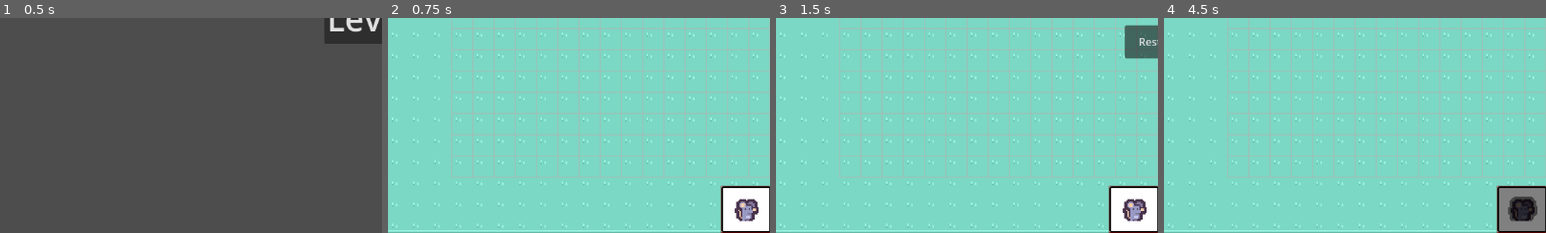
Above: before the commit, frames 1-4 (left to right).
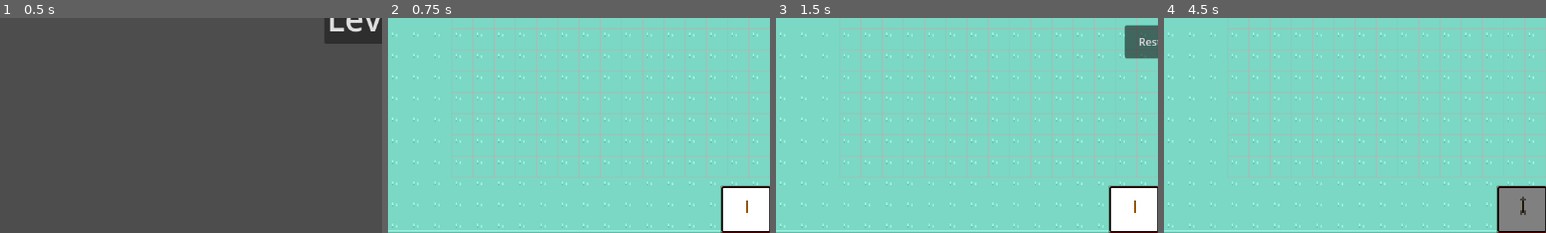
Above: after the commit, the same moments.

Repository: MinIcecream/PixelClash
Game: Godot game, scene res://scenes/battle_select.tscn
Same seed, same stepped clock (60 frames per second), same inputs: the game is played once before the commit and once after it.
Inputs (mouse positions are % of the whole screen's width and height, from its top left):
- Up to frame 1 (0.5 s): no input
- Up to frame 2 (0.75 s): click "Level 1" at 0.5 s
- Up to frame 3 (1.5 s): click "Play" at 1.25 s
- Up to frame 4 (4.5 s): click "Restart" at 2 s; click "Play" at 2.75 s; click "Restart" at 3.5 s; click (47, 93) at 4.27 s
The pictures show only the part of the screen within x 0-50%, y 50-100%; the shares and areas given below are measured in that part.

Frame 1 is identical in both runs. In frame 2, 0.6% of the frame differs, in the area x 90-97%, y 84-95%; in frame 3, 0.6%; in frame 4, 0.8%, in the area x 90-98%, y 83-95%.

Commit message:
Adds archer

Diff:
--- /dev/null
+++ b/data/archer.tres
@@ -0,0 +1,19 @@
+[gd_resource type="Resource" script_class="UnitData" load_steps=3 format=3 uid="uid://c33u2vildylcy"]
+
+[ext_resource type="PackedScene" uid="uid://prykkcv3osf7" path="res://scenes/death.tscn" id="1_6l0p1"]
+[ext_resource type="Script" uid="uid://bohci6skr4x5g" path="res://scripts/unit_data.gd" id="1_yxq25"]
+
+[resource]
+script = ExtResource("1_yxq25")
+faction = 0
+name = "archer"
+speed = 100.0
+attack_range = 150.0
+attack_cooldown = 1.2
+damage = 6
+health = 18
+price = 3
+death_particles = ExtResource("1_6l0p1")
+size = Vector2(1, 1)
+target_groups = Array[String](["enemy"])
+metadata/_custom_type_script = "uid://bohci6skr4x5g"
--- a/data/enemy_test.tres
+++ b/data/enemy_test.tres
@@ -9,9 +9,9 @@
 name = "enemy"
 speed = 100.0
 attack_range = 10.0
-attack_cooldown = 1.0
-damage = 10
-health = 25
+attack_cooldown = 0.8
+damage = 8
+health = 30
 price = 2
 death_particles = ExtResource("1_urf65")
 size = Vector2(1, 1)
--- a/data/swordsman.tres
+++ b/data/swordsman.tres
@@ -10,8 +10,8 @@
 speed = 50.0
 attack_range = 10.0
 attack_cooldown = 0.8
-damage = 10
-health = 25
+damage = 8
+health = 30
 price = 2
 death_particles = ExtResource("1_64eq1")
 size = Vector2(1, 1)
--- a/scenes/UI.tscn
+++ b/scenes/UI.tscn
@@ -3,8 +3,8 @@
 [ext_resource type="Script" uid="uid://sehtuo110vy2" path="res://scripts/ui.gd" id="1_dj8aq"]
 [ext_resource type="Texture2D" uid="uid://hmokxe5hweay" path="res://assets/tile_0000.png" id="2_ro3t7"]
 [ext_resource type="Script" uid="uid://cytx7204ob374" path="res://scripts/unit_selector.gd" id="3_5en4g"]
-[ext_resource type="Resource" uid="uid://0odhflm75hrm" path="res://data/enemy_test.tres" id="4_75u2n"]
-[ext_resource type="Texture2D" uid="uid://ehxcv0ya147g" path="res://assets/tile_0008.png" id="5_3wlde"]
+[ext_resource type="Resource" uid="uid://c33u2vildylcy" path="res://data/archer.tres" id="3_75u2n"]
+[ext_resource type="Texture2D" uid="uid://flqelwjnfdee" path="res://assets/Arrow.png.png" id="4_3wlde"]
 [ext_resource type="Resource" uid="uid://dx3tvhdxotd3r" path="res://data/swordsman.tres" id="5_xpksx"]
 
 [sub_resource type="StyleBoxFlat" id="StyleBoxFlat_ro3t7"]
@@ -135,8 +135,8 @@
 layout_mode = 2
 stretch_mode = 0
 script = ExtResource("3_5en4g")
-unit = ExtResource("4_75u2n")
-icon = ExtResource("5_3wlde")
+unit = ExtResource("3_75u2n")
+icon = ExtResource("4_3wlde")
 
 [node name="PanelContainer2" type="PanelContainer" parent="Control/PanelContainer/HBoxContainer"]
 layout_mode = 2
--- /dev/null
+++ b/scenes/archer.tscn
@@ -0,0 +1,13 @@
+[gd_scene load_steps=5 format=3 uid="uid://dys3tdo0gsp71"]
+
+[ext_resource type="PackedScene" uid="uid://bfrc287phd4w7" path="res://scenes/unit.tscn" id="1_jggnj"]
+[ext_resource type="Resource" uid="uid://c33u2vildylcy" path="res://data/archer.tres" id="2_b0l3x"]
+[ext_resource type="Script" uid="uid://dd01t30wy0uqx" path="res://scripts/ranged_attack.gd" id="3_orquw"]
+[ext_resource type="PackedScene" uid="uid://mlmw1c422a2b" path="res://scenes/archer_arrow.tscn" id="4_cctdm"]
+
+[node name="CharacterBody2D" instance=ExtResource("1_jggnj")]
+data = ExtResource("2_b0l3x")
+
+[node name="Attack" parent="." index="5"]
+script = ExtResource("3_orquw")
+projectile = ExtResource("4_cctdm")
--- /dev/null
+++ b/scenes/archer_arrow.tscn
@@ -0,0 +1,22 @@
+[gd_scene load_steps=4 format=3 uid="uid://mlmw1c422a2b"]
+
+[ext_resource type="Texture2D" uid="uid://flqelwjnfdee" path="res://assets/Arrow.png.png" id="1_1ek85"]
+[ext_resource type="Script" uid="uid://d01dl56bjdhdy" path="res://scripts/arrow.gd" id="1_3gwxl"]
+
+[sub_resource type="CircleShape2D" id="CircleShape2D_3gwxl"]
+radius = 2.0
+
+[node name="ArcherArrow" type="Node2D"]
+script = ExtResource("1_3gwxl")
+
+[node name="Sprite2D" type="Sprite2D" parent="."]
+texture = ExtResource("1_1ek85")
+
+[node name="Area2D" type="Area2D" parent="."]
+collision_layer = 0
+collision_mask = 2
+monitoring = false
+
+[node name="CollisionShape2D" type="CollisionShape2D" parent="Area2D"]
+position = Vector2(0, -3)
+shape = SubResource("CircleShape2D_3gwxl")
--- /dev/null
+++ b/scripts/arrow.gd
@@ -0,0 +1,26 @@
+extends Projectile
+
+@onready var area2D = $"Area2D"
+@export var lifeTime = 10
+@export var target_radius = 2
+@export var speed = 240
+
+func _ready() -> void:
+	area2D.area_entered.connect(Callable(self, "_on_area_entered"))
+	await get_tree().create_timer(lifeTime).timeout
+	queue_free()
+
+func _physics_process(delta: float) -> void:
+	var dir = (target_position - self.global_position).normalized()
+
+	rotation = dir.angle() + deg_to_rad(90)
+	global_position += dir * delta * speed
+	if global_position.distance_to(target_position) <= target_radius:
+		area2D.monitoring = true
+
+func _on_area_entered(target: Area2D):
+	var unit = target.get_parent()
+	if unit.data.faction == faction:
+		return
+	unit.take_damage(20)
+	queue_free()
--- /dev/null
+++ b/scripts/projectile.gd
@@ -0,0 +1,12 @@
+class_name Projectile
+
+extends Node2D
+
+var target_position
+var faction
+
+func set_target_position(node: Node2D):
+	target_position = node.global_position
+
+func set_faction(source_faction: UnitData.Faction):
+	faction = source_faction
--- /dev/null
+++ b/scripts/ranged_attack.gd
@@ -0,0 +1,11 @@
+extends Attack
+
+@export var projectile: PackedScene
+
+func _do_attack(target: Node2D):
+	var instance = projectile.instantiate()
+	instance.global_position = self.global_position
+	get_tree().current_scene.add_child(instance)
+	instance.set_target_position(target)
+	instance.set_faction(get_parent().data.faction)
+	finish_attack()
--- a/scripts/unit_registry.gd
+++ b/scripts/unit_registry.gd
@@ -5,6 +5,10 @@
 		"scene": preload("res://scenes/swordsman.tscn"),
 		"data": preload("res://data/swordsman.tres")
 	},
+	"archer": {
+		"scene": preload("res://scenes/archer.tscn"),
+		"data": preload("res://data/archer.tres")
+	},
 	"enemy": {
 		"scene": preload("res://scenes/enemy.tscn"),
 		"data": preload("res://data/enemy_test.tres")
Binary file added: assets/Arrow.png.png
Not shown, added: assets/Arrow.png.png.import
Not shown, added: scripts/arrow.gd.uid
Not shown, added: scripts/projectile.gd.uid
Not shown, added: scripts/ranged_attack.gd.uid
